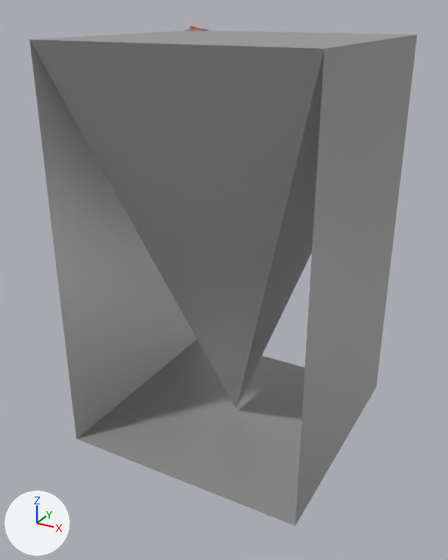
What one commit did to the FBX model Assets/Game/Art/Computers/Models/pc_case.fbx.
Both versions are drawn from a 50 mm camera at (0.217, -0.415, 0.182) aimed at (-0.004, -0.014, -0.018). The lights are fixed; the arrows at lower left show +X, +Y and +Z. The older version comes first. Where no turn or scale is listed for an object, it has been applied to the vertices.

Objects in the first picture: 'pc_case'.
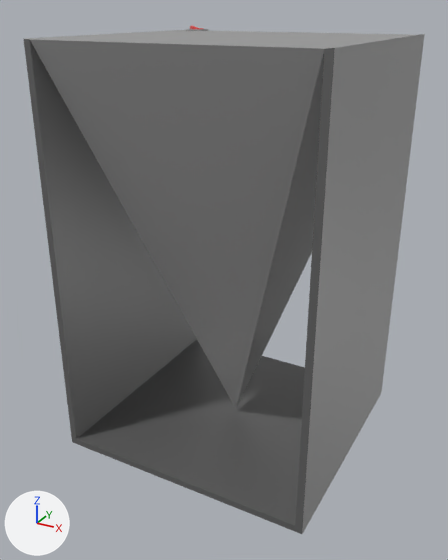
Commit message: atualização do pc_case
pfv andrey me tira do cativeiro

Where the newer file only moved an object's origin or applied its transform, the numbers keep the older frame.

What the commit changed:
Material 'table' (mat_table) is new.
Its base color is (0.148, 0.148, 0.148) (dark grey #6b6b6b).
Its metallic is 0.208.
Its roughness is 0.418.
me_cube_011 is used by ob_pc_case; location (0.0, 0.0, 0.0).
me_cube_011 had 49 vertices, 45 faces and spanned x -0.099..0.101, y -0.1..0.1, z -0.152..0.168.
me_cube_011 now has 57 vertices, 56 faces and spans x -0.105..0.106, y -0.1..0.1, z -0.158..0.168.
Part 1, on me_cube_011:
3 faces are deleted.
8 vertices are added at x -0.105..0.106, y -0.1..0.1, z -0.158..0.164.
9 new faces join them, mat_table (dark grey #6b6b6b).
5 new faces join them, mat_metal_001 (grey #a3a3a3).
me_cube_011 part 2: 3 faces spanning x -0.099..0.101, y -0.1..0.1, z -0.152..0.163 switch from mat_metal_001 (grey #a3a3a3) to mat_table (dark grey #6b6b6b).

Location of each change, (x1, y1, x2, y2) in pixels of the pictures (448 x 560 px):
'pc_case', reshaped
    before: (30, 26, 417, 526)
    after: (23, 26, 425, 534)
part 1 of me_cube_011, built on
    after: (23, 30, 425, 534)
part 2 of me_cube_011, recoloured (grey to dark grey)
    before: (30, 35, 417, 526)
    after: (30, 41, 305, 526)
